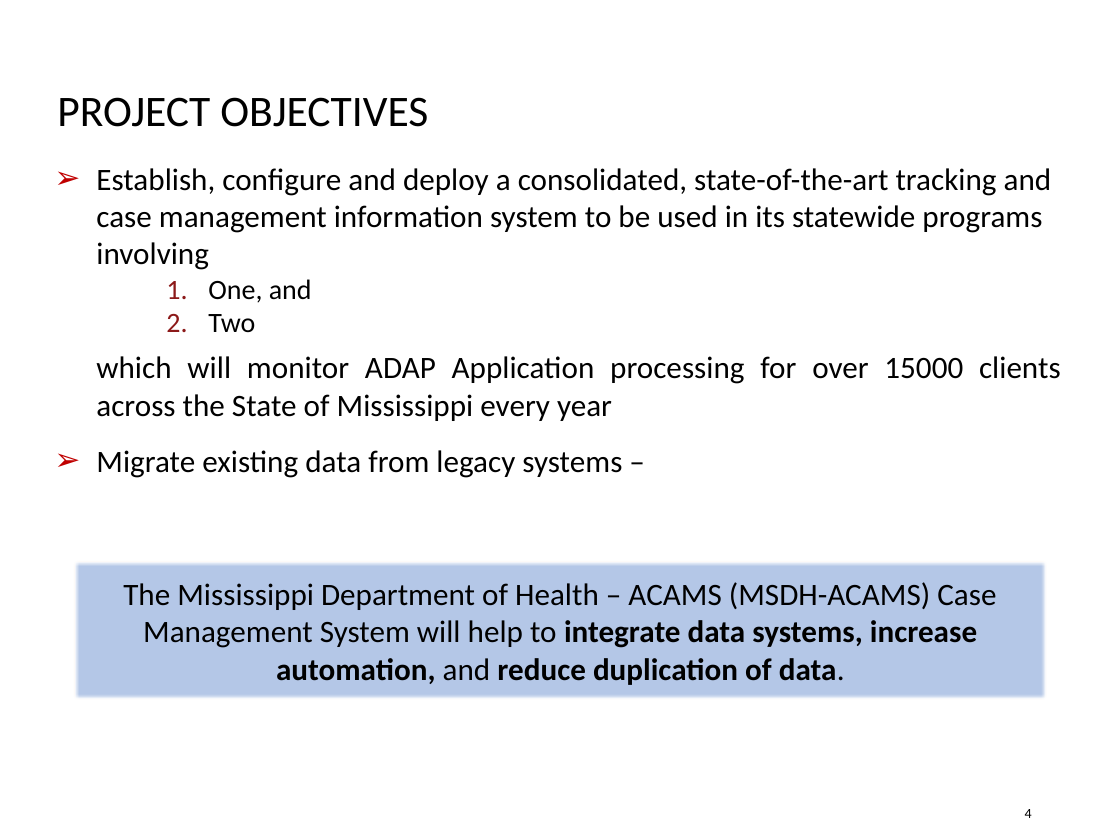
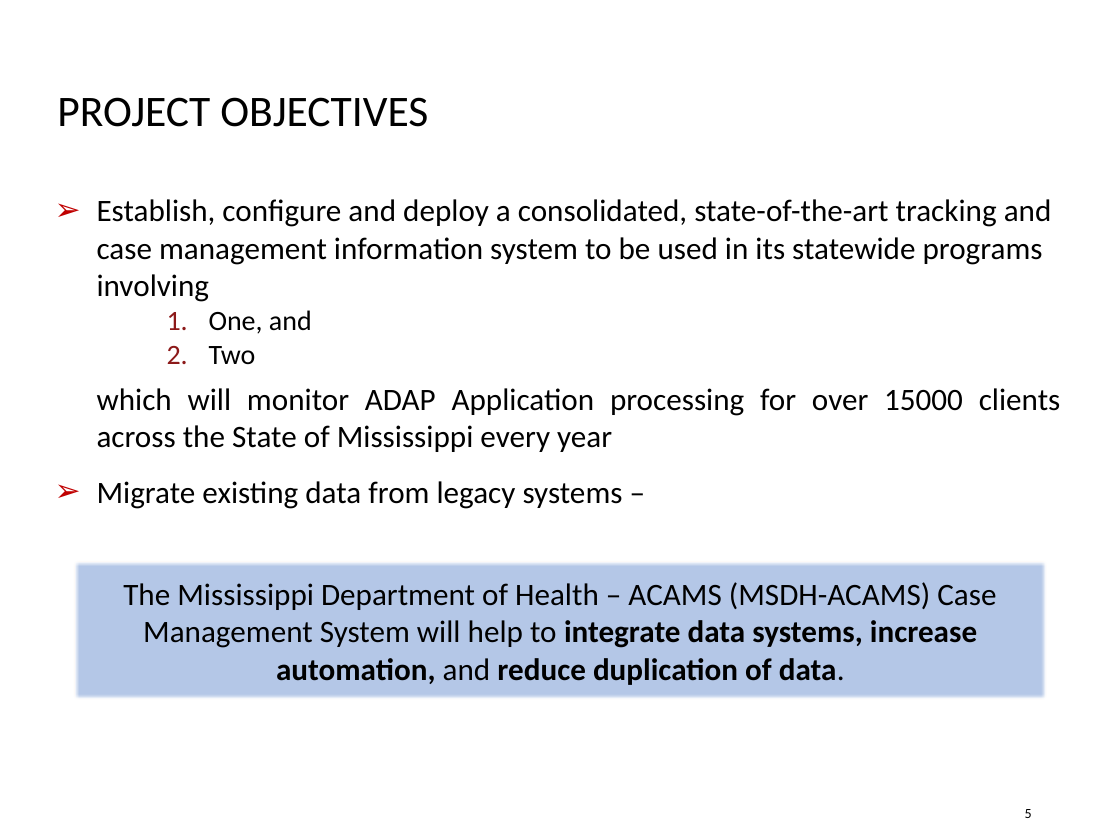
Before and after one commit to siddharthsacro/acrowork, a slide deck: slide 5 of 25-08-2018/KickOff_Meeting_WIPSlides-20180924-12.pptx (slide 4 before the commit). Drawn at 1120x840 pixels with LibreOffice and Linux fonts; fonts in the diff are those of the drawing; background and template pictures are left out. Boxes give left, top, right and bottom in pixels: in the first picture for what was removed or moved away, otherwise in the second. Text is boxed around its words. In the diff, an @@ line names an element or a change of style, - is before the commit and + after.

```diff
--- a/25-08-2018/KickOff_Meeting_WIPSlides-20180924-12.pptx
+++ b/25-08-2018/KickOff_Meeting_WIPSlides-20180924-12.pptx
@@ text "Establish, configure and deploy a ..." moved from (x1=96, y1=168, x2=1061, y2=478) to (x1=97, y1=199, x2=1061, y2=509) @@
@@ text "Establish, configure and deploy a ..." at (x1=97, y1=199, x2=1061, y2=509): indent changed @@
@@ page number at (x1=1025, y1=809, x2=1032, y2=818): text changed @@
-4
+5
```
Also in this commit, not shown: 1 other slide changed, 13 slides added, 12 other files.
